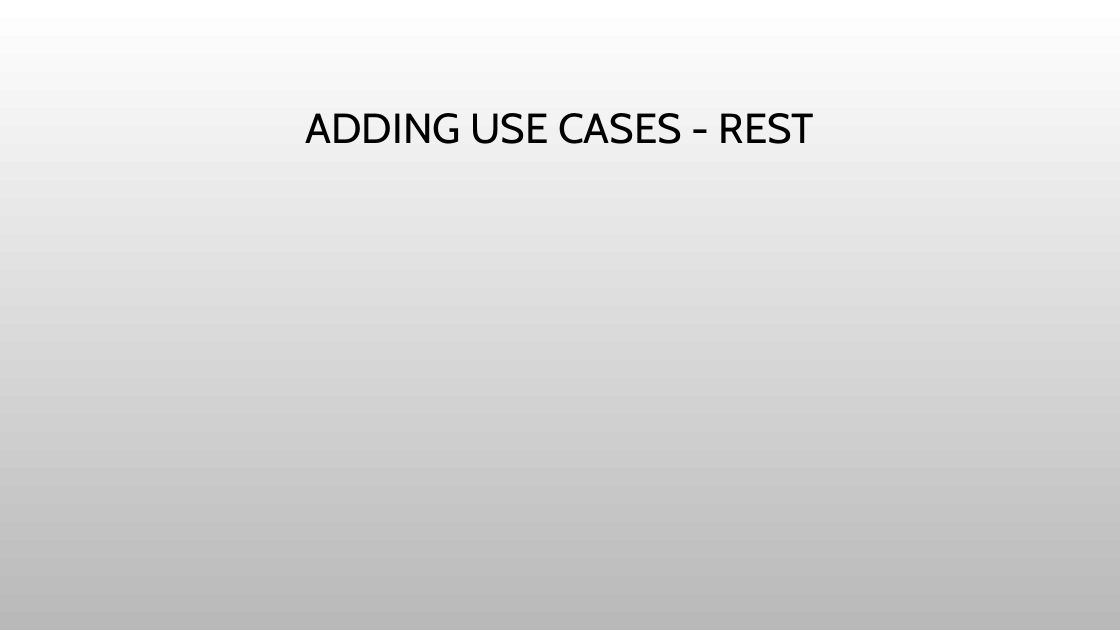
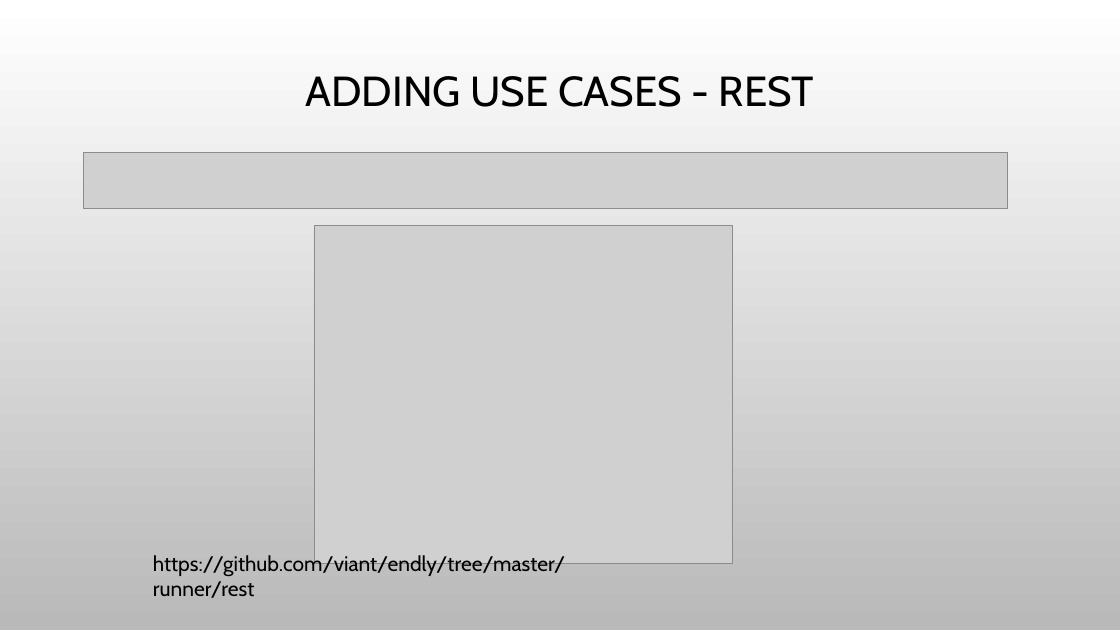
Before and after one commit to adrianwit/golang-e2e-testing, a slide deck: slide 25 of golang-e2e.pptx (slide 21 before the commit). Drawn at 1120x630 pixels with LibreOffice and Linux fonts; fonts in the diff are those of the drawing; grey boxes stand for pictures; background and template pictures are left out. Boxes give left, top, right and bottom in pixels: in the first picture for what was removed or moved away, otherwise in the second. Text is boxed around its words. In the diff, an @@ line names an element or a change of style, - is before the commit and + after.

```diff
--- a/golang-e2e.pptx
+++ b/golang-e2e.pptx
@@ title "ADDING USE CASES - REST": place and size @@
-title "ADDING USE CASES - REST" at box(306, 113, 814, 144)
+title "ADDING USE CASES - REST" at box(306, 76, 814, 107)
@@ picture added at box(84, 153, 1008, 209) @@
@@ picture added at box(314, 226, 733, 564) @@
@@ text added at box(153, 553, 565, 598), 18 pt, text #000000 @@
+https://github.com/viant/endly/tree/master/runner/rest
```
Also in this commit, not shown: 8 other slides changed, 3 slides added, 1 slide removed, 1 other file.
